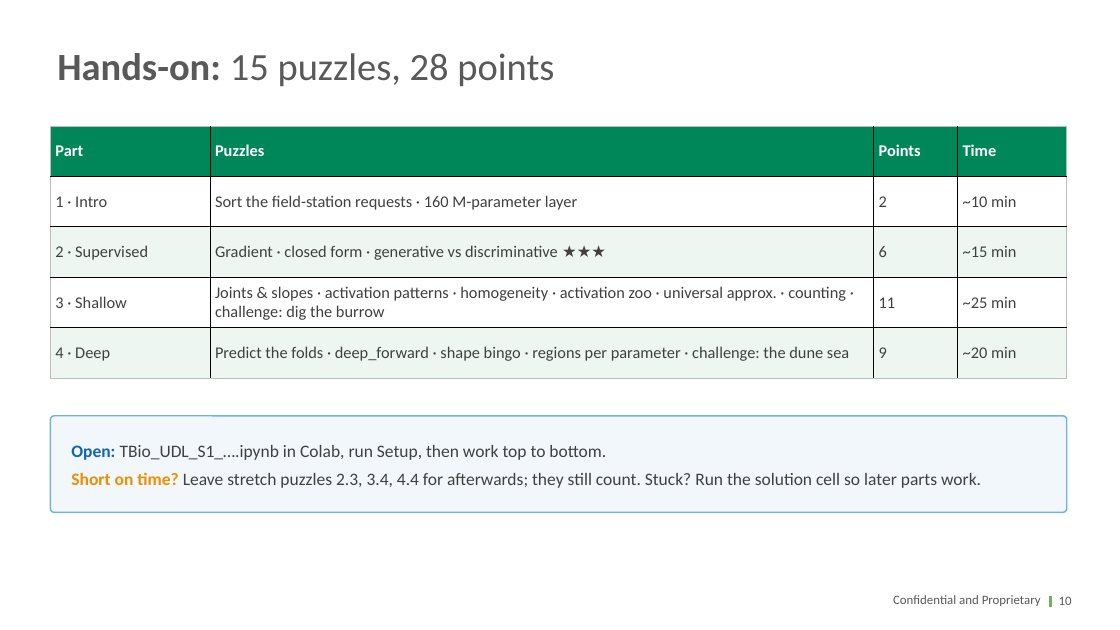
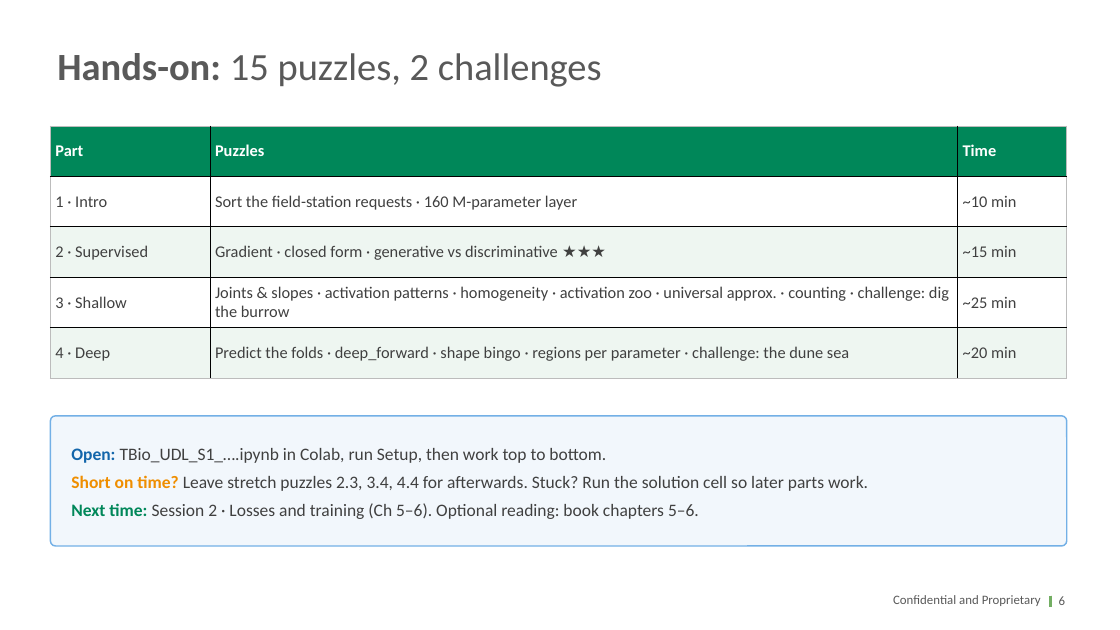
Before and after one commit to transitionbio/udl-ch1-8-tutorial, a slide deck: slide 6 of slides/TBio_UDL_S1_Models_Ch1-4.pptx (slide 10 before the commit). Drawn at 1120x630 pixels with LibreOffice and Linux fonts; fonts in the diff are those of the drawing; background and template pictures are left out. Boxes give left, top, right and bottom in pixels: in the first picture for what was removed or moved away, otherwise in the second. Text is boxed around its words. In the diff, an @@ line names an element or a change of style, - is before the commit and + after.

```diff
--- a/slides/TBio_UDL_S1_Models_Ch1-4.pptx
+++ b/slides/TBio_UDL_S1_Models_Ch1-4.pptx
@@ title at (x1=57, y1=53, x2=602, y2=87): text changed @@
-Hands-on: 15 puzzles, 28 points
+Hands-on: 15 puzzles, 2 challenges
@@ table at (x1=50, y1=126, x2=1067, y2=378) @@
-column 3: Points | 2 | 6 | 11 | 9
@@ rounded rectangle resized from (x1=50, y1=416, x2=1067, y2=513) to (x1=50, y1=416, x2=1067, y2=546) @@
@@ text at (x1=71, y1=475, x2=868, y2=519): text changed @@
-Short on time? Leave stretch puzzles 2.3, 3.4, 4.4 for afterwards; they still count. Stuck? Run the solution cell so later parts work.
+Short on time? Leave stretch puzzles 2.3, 3.4, 4.4 for afterwards. Stuck? Run the solution cell so later parts work.
+Next time: Session 2 · Losses and training (Ch 5–6). Optional reading: book chapters 5–6.
@@ page number at (x1=1059, y1=596, x2=1065, y2=605): text changed @@
-10
+6
```
Also in this commit, not shown: 5 slides removed, 9 other files.
